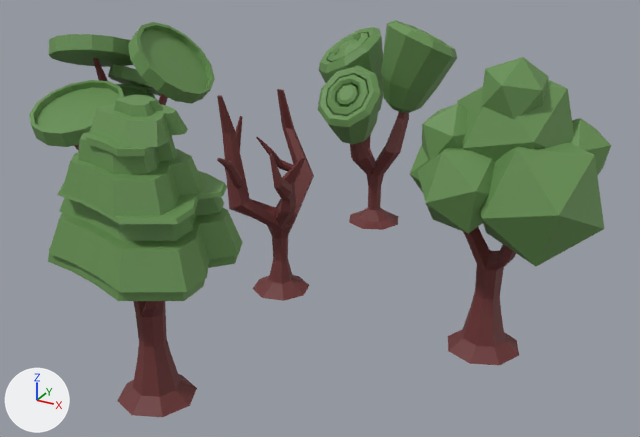
What one commit did to the glTF model public/models/trees/trees.gltf.
Camera for both pictures: a 50 mm lens placed at (19.7, -41.8, 22.9), pointed at (-1.5, -3.2, 3.7). Every picture has the same lights, and +X, +Y and +Z are marked at lower left. Where no turn or scale is listed for an object, it has been applied to the vertices. Vertices at the same position are counted once.

The first picture shows 'nakedTrunk', 'normieLeaves', 'normieTrunk', 'plateLeaves', 'plateTrunk', 'roseLeaves', 'roseTrunk', 'stackLeaves', 'stackTrunk'.
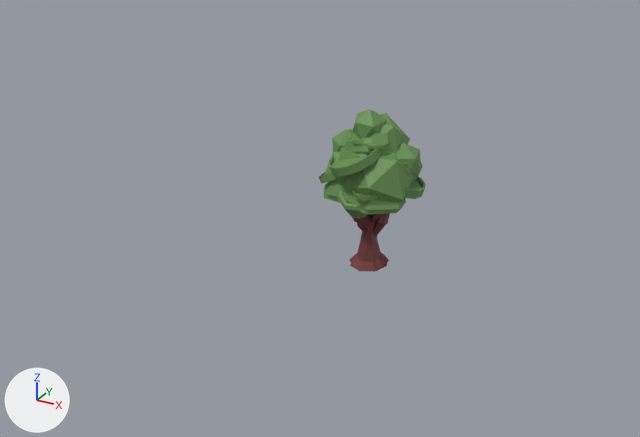
Where the newer file only moved an object's origin or applied its transform, the numbers keep the older frame.

Where the change shows, as pixel boxes (x1, y1, x2, y2) in the pictures (640 x 437 px):
'normieLeaves', reshaped (50% narrower, 50% shorter)
    before: (410, 57, 611, 266)
    after: (324, 110, 423, 215)
'stackLeaves', reshaped
    before: (48, 95, 243, 301)
    after: (324, 132, 406, 214)
'plateLeaves', reshaped (42% narrower, 41% shorter)
    before: (29, 22, 215, 147)
    after: (319, 128, 426, 201)
'roseLeaves', reshaped
    before: (317, 20, 457, 144)
    after: (337, 153, 422, 219)
'nakedTrunk', deleted (brown)
    before: (217, 89, 314, 301)
'stackTrunk', reshaped (52% narrower, 50% shorter)
    before: (117, 301, 197, 417)
    after: (350, 214, 388, 272)
'normieTrunk', reshaped
    before: (448, 226, 519, 365)
    after: (349, 214, 389, 267)
'roseTrunk', reshaped
    before: (349, 112, 409, 230)
    after: (357, 213, 390, 238)
'plateTrunk', reshaped
    before: (75, 58, 168, 151)
    after: (352, 213, 389, 226)

The edits, one by one:
me_plane_007 has 288 vertices, 540 faces and spans x -4.71..3.89, y -3.99..3.38, z -7.0..0.25.
me_plane_007 is used by ob_stackleaves; location (-3.7, -14.5, 12.63).
me_plane_007 part 1: the whole mesh is multiplied about its middle by the matrix ((0.593, -0.02, 0.007), (0.016, 0.704, -0.007), (-0.007, 0.008, 0.593)), then moved by (3.99, 14.7, -2.93).
me_plane_000 has 77 vertices, 150 faces and spans x -2.22..1.89, y -2.26..1.45, z -13.95..-4.35.
me_plane_000 is used by ob_stacktrunk; location (-3.7, -14.5, 12.63).
me_plane_000 part 2: the whole mesh is multiplied about its middle by the matrix ((0.593, -0.02, 0.007), (0.016, 0.704, -0.007), (-0.007, 0.008, 0.593)), then moved by (3.85, 14.77, -0.58).
me_icosphere_003 has 96 vertices, 160 faces and spans x -5.2..4.79, y -6.09..2.56, z -2.48..6.7.
me_icosphere_003 is used by ob_normieleaves; location (8.52, -0.63, 7.05).
me_icosphere_003 part 3: the whole mesh is multiplied about its middle by the matrix ((0.552, 0.233, -0.017), (-0.233, 0.552, -0.003), (0.014, 0.01, 0.599)), then moved by (-8.24, 2.66, -2.61).
me_icosphere_000 has 77 vertices, 150 faces and spans x -2.75..1.54, y -4.35..-0.48, z -8.63..1.38.
me_icosphere_000 is used by ob_normietrunk; location (8.52, -0.63, 7.05).
me_icosphere_000 part 4: the whole mesh is multiplied about its middle by the matrix ((0.552, 0.233, -0.017), (-0.233, 0.552, -0.003), (0.014, 0.01, 0.599)), then moved by (-8.12, 3.06, -0.33).
me_cylinder_000 has 351 vertices, 690 faces and spans x -4.97..4.89, y -4.34..3.85, z 4.34..11.96.
me_cylinder_000 is used by ob_roseleaves; location (-3.82, 8.55, 0.25).
me_cylinder_000 part 5: the whole mesh is multiplied about its middle by the matrix ((0.536, -0.015, 0.006), (0.015, 0.536, -0.006), (-0.006, 0.006, 0.536)), then moved by (3.96, -8.49, -3.14).
me_cylinder_001 has 101 vertices, 190 faces and spans x -1.99..1.96, y -2.16..1.82, z -1.64..7.49.
me_cylinder_001 is used by ob_rosetrunk; location (-3.82, 8.55, 0.25).
me_cylinder_001 part 6: the whole mesh is multiplied about its middle by the matrix ((0.536, -0.015, 0.006), (0.015, 0.536, -0.006), (-0.006, 0.006, 0.536)), then moved by (3.91, -8.49, -0.71).
me_cylinder_003 has 336 vertices, 648 faces and spans x -4.7..5.46, y -2.7..8.09, z -1.34..4.31.
me_cylinder_003 is used by ob_plateleaves; location (-15.62, -5.88, 8.33).
me_cylinder_003 part 7: the whole mesh is multiplied about its middle by the matrix ((-0.099, -0.549, -0.004), (0.549, -0.099, 0.024), (-0.025, 0.001, 0.557)), then moved by (15.32, 3.14, -3.61).
me_cylinder_004 has 197 vertices, 350 faces and spans x -3.26..3.33, y -0.19..5.86, z -9.5..2.23.
me_cylinder_004 is used by ob_platetrunk; location (-15.62, -5.88, 8.33).
me_cylinder_004 part 8: the whole mesh is multiplied about its middle by the matrix ((-0.099, -0.549, -0.004), (0.549, -0.099, 0.024), (-0.025, 0.001, 0.557)), then moved by (15.64, 2.68, -1.33).
Object 'nakedTrunk' (ob_nakedtrunk) is deleted.
